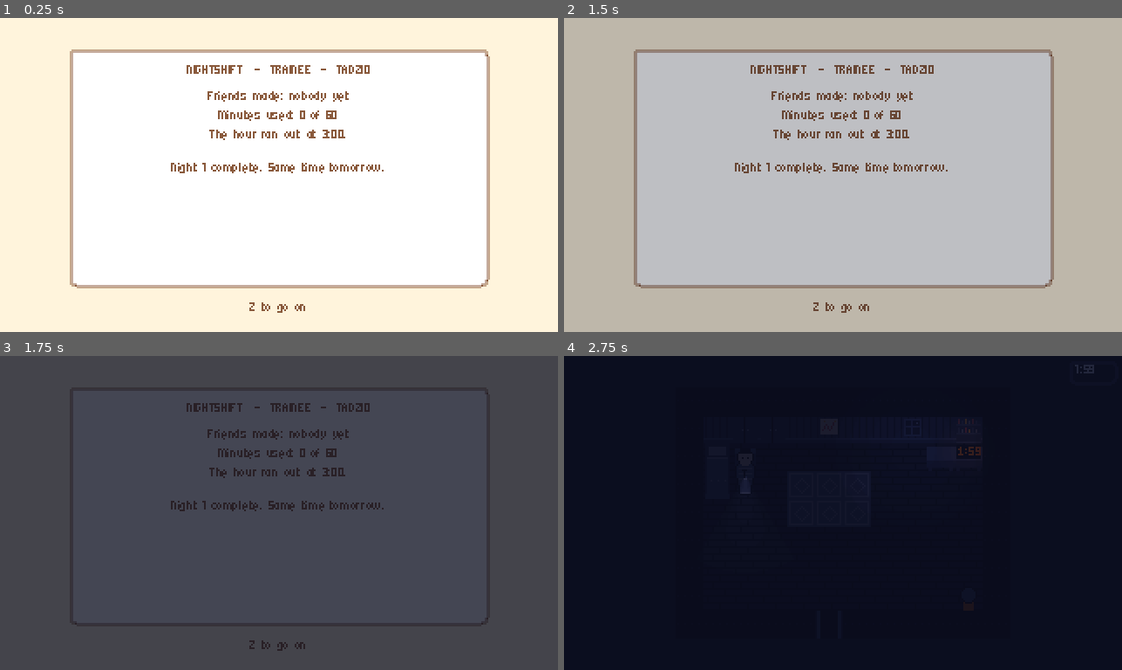
Above: before the commit, frames 1-4 (two rows, left to right).
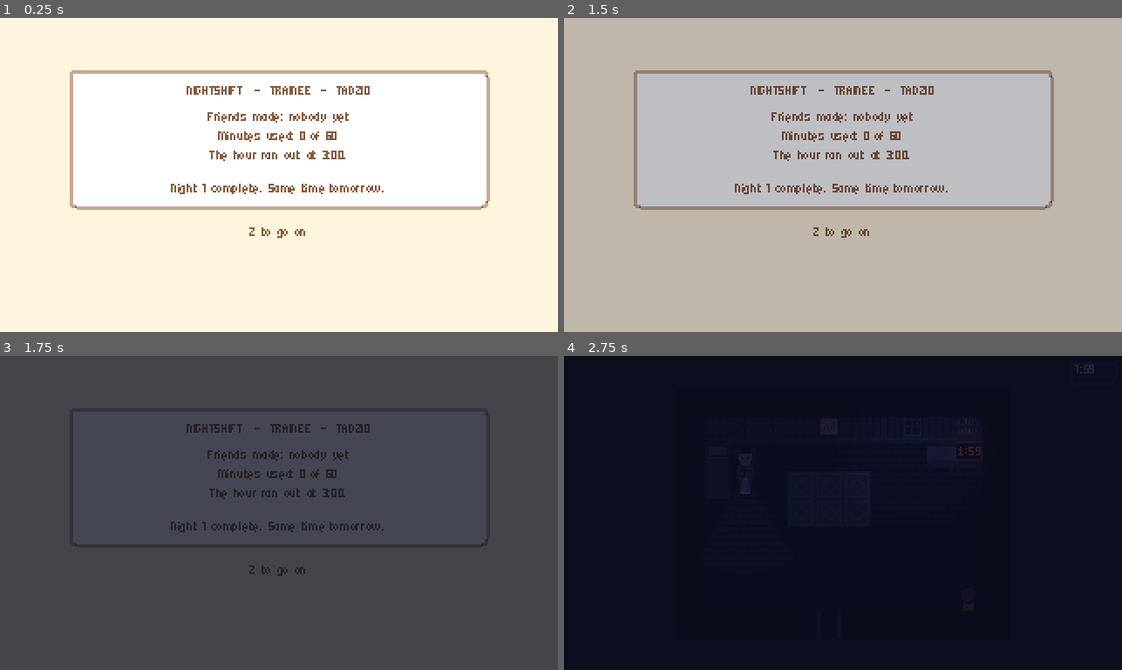
Above: after the commit, the same moments.

Repository: bryanwoods/nightshift
Game: Godot game, scene res://src/ui/night_end_screen.tscn
Same seed, same stepped clock (60 frames per second), same inputs: the game is played once before the commit and once after it. This scene is started directly instead of the project's main scene.
Inputs (mouse positions are in pixels of both pictures, inside the frame that each line leads up to):
- Up to frame 1 (0.25 s): no input
- Up to frame 2 (1.5 s): tap Enter at 0.5 s; move the mouse to (965, 159) at 0.52 s; hold Right (move_right) 0.53-1.28 s; hold Z (confirm) 0.53-1.28 s; click (965, 159) at 0.67 s; tap Space at 0.77 s; move the mouse to (731, 190) at 1.27 s; hold Down (move_down) from 1.28 s (still down); tap Z (confirm) at 1.35 s
- Up to frame 3 (1.75 s): keep holding Down (move_down); tap Space at 1.52 s
- Up to frame 4 (2.75 s): move the mouse to (898, 443) at 2.02 s; release Down (move_down) at 2.03 s; hold Right (move_right) from 2.03 s (still down); hold Z (confirm) from 2.03 s (still down); tap R (rewind) at 2.1 s

The runs differ from the first frame. In frame 1, 28% of the frame differs, in the area x 12-88%, y 10-94%; in frame 2, 28%; in frame 3, 3.6%; in frame 4, nothing differs.

Commit message:
Fix the window size on Retina and end the rewind tutorial on a dodge
The window opened at 1280x720 pixels. On a Retina Mac that is 640x360
points, which is too small to read. apply_settings now multiplies the
scale by DisplayServer.screen_get_scale() and steps the scale down
until the window fits the screen.

The rewind tutorial slowed time to 0.2x and waited for a hit or a
rewind. A player who dodged in slow motion stayed in slow motion until
the dodge phase ended, and the tutorial then started again in the next
phase. The hustle route of the autotest timed out on this. The
tutorial now ends after 0.6 s with no hit coming, and it plays only
once per fight.

Other fixes from the screenshots: the letterbox is ink, not grey. Wick
spawns behind Tadzio, not on top of him. The rewind prompt sits inside
the arena, not over Curfew. Battle hints print "+2 min", not "+2.0
min". The street exits cover every walkable row. The battle music now
carries into the Curfew ending. F5 clears old data errors and checks
the files again. Gamepad buttons match any controller (device -1).

The autotest has a night2 route. It plays Night 1, presses Continue,
and plays Night 2 with the flags kept. All five routes pass.

Co-Authored-By: Claude Opus 5.5 <noreply@anthropic.com>

Diff:
--- a/data/rooms/depot_exterior.json
+++ b/data/rooms/depot_exterior.json
@@ -21,7 +21,7 @@
   ],
   "spawns": { "default": [1, 4, "right"], "west": [1, 4, "right"], "side": [11, 2, "down"] },
   "entities": [
-    { "type": "door", "x": 0, "y": 3, "h": 4, "to": "street_main", "spawn": "east", "minutes": 3 },
+    { "type": "door", "x": 0, "y": 2, "h": 6, "to": "street_main", "spawn": "east", "minutes": 3 },
     { "type": "door", "x": 11, "y": 1, "to": "depot_interior", "spawn": "side", "if_flag": "tonight_side_door_open" },
     { "type": "inspect", "x": 11, "y": 1, "dialogue": "depot_side_door", "unless_flag": "tonight_side_door_open" },
     { "type": "inspect", "x": 9, "y": 1, "dialogue": "depot_punch_clock" },
--- a/data/rooms/square.json
+++ b/data/rooms/square.json
@@ -22,7 +22,7 @@
   ],
   "spawns": { "default": [1, 6, "right"], "west": [1, 6, "right"] },
   "entities": [
-    { "type": "door", "x": 0, "y": 4, "h": 5, "to": "depot_interior", "spawn": "east", "minutes": 3 },
+    { "type": "door", "x": 0, "y": 3, "h": 7, "to": "depot_interior", "spawn": "east", "minutes": 3 },
     { "type": "trigger", "x": 3, "y": 3, "h": 8, "once": true, "flag": "tonight_curfew_seen", "dialogue": "square_curfew" },
     { "type": "npc", "id": "curfew", "sprite": "curfew", "x": 17, "y": 6, "facing": "left", "idle_frames": 2, "dialogue": "curfew_after", "if_flag": "tonight_curfew_seen", "unless_flag": "enemy_curfew" },
     { "type": "inspect", "x": 9, "y": 2, "dialogue": "square_clock" },
--- a/data/rooms/street_main.json
+++ b/data/rooms/street_main.json
@@ -19,8 +19,8 @@
   ],
   "spawns": { "default": [1, 4, "right"], "west": [1, 4, "right"], "east": [26, 4, "left"] },
   "entities": [
-    { "type": "door", "x": 0, "y": 3, "h": 4, "to": "street_maple", "spawn": "east", "minutes": 3 },
-    { "type": "door", "x": 27, "y": 3, "h": 4, "to": "depot_exterior", "spawn": "west", "minutes": 3 },
+    { "type": "door", "x": 0, "y": 2, "h": 6, "to": "street_maple", "spawn": "east", "minutes": 3 },
+    { "type": "door", "x": 27, "y": 2, "h": 6, "to": "depot_exterior", "spawn": "west", "minutes": 3 },
 
     { "type": "inspect", "x": 12, "y": 1, "dialogue": "inspect_bakery_door" },
     { "type": "inspect", "x": 11, "y": 1, "dialogue": "inspect_bakery_door" },
--- a/data/rooms/street_maple.json
+++ b/data/rooms/street_maple.json
@@ -20,7 +20,7 @@
   "spawns": { "default": [1, 3, "right"], "gate": [1, 3, "right"], "east": [22, 4, "left"] },
   "entities": [
     { "type": "door", "x": 0, "y": 3, "to": "backyard", "spawn": "gate" },
-    { "type": "door", "x": 23, "y": 3, "h": 4, "to": "street_main", "spawn": "west", "minutes": 3 },
+    { "type": "door", "x": 23, "y": 2, "h": 6, "to": "street_main", "spawn": "west", "minutes": 3 },
 
     { "type": "trigger", "x": 2, "y": 2, "h": 6, "once": true, "flag": "met_wick", "dialogue": "wick_intro" },
     { "type": "npc", "id": "wick", "sprite": "wick", "x": 4, "y": 3, "facing": "up", "dialogue": "wick_again", "unless_flag": "wick_joined" },
--- a/data/ui.json
+++ b/data/ui.json
@@ -49,6 +49,7 @@
     "hint_wick_light": "Wick lights the arena. You can see everything this round. Free.",
     "hint_wick_hold": "Wick blocks the first hit this round. +{cost_wick_hold} min.",
     "wick_blocked": "Wick blocks it!",
+    "dark_warning": "The lights are about to go out...",
     "rewind_prompt": "Press {rewind} to wind the watch back!",
 
     "card_title": "NIGHTSHIFT  -  TRAINEE  -  TADZIO",
--- a/dev/autotest_bot.gd
+++ b/dev/autotest_bot.gd
@@ -5,6 +5,8 @@
 ## Screenshots need a window (no --headless). Prints AUTOTEST PASS or AUTOTEST FAIL and quits.
 
 var route: String = "help"
+var second_night: bool = false
+var route_done_once: bool = false
 var shots: String = ""
 var failures: PackedStringArray = []
 var log_lines: PackedStringArray = []
@@ -19,11 +21,16 @@
 	process_mode = Node.PROCESS_MODE_ALWAYS
 	DialogueRunner.autoplay = true
 	DialogueRunner.autoplay_fight = "hustle" if route == "hustle" else "help"
+	if route == "night2":
+		route = "help"
+		second_night = true
 	Engine.time_scale = 2.0
 	_run.call_deferred()
 
 
 func _run() -> void:
+	await _wait(0.5)
+	_note("window %s, screen scale %s, usable %s" % [get_window().size, DisplayServer.screen_get_scale(), DisplayServer.screen_get_usable_rect().size])
 	Game.start_night(true)
 	await _room("bedroom")
 	await _shot("01_bedroom")
@@ -127,10 +134,51 @@
 	await _shot("11_night_end")
 	await _tap("confirm")
 	await _until(func() -> bool: return get_tree().current_scene != null and get_tree().current_scene.scene_file_path == Game.TITLE, 10.0)
-	_expect(SaveManager.has_save() and Game.night == 2, "night 2 saved, night is %d" % Game.night)
+	var want := 3 if route_done_once else 2
+	route_done_once = true
+	_expect(SaveManager.has_save() and Game.night == want, "night %d saved, night is %d" % [want, Game.night])
 	await _wait(0.5)
 	await _shot("12_title")
+	if second_night and Game.night == 2:
+		await _night_two()
+		return
 	_finish()
+
+
+func _night_two() -> void:
+	_note("--- night 2 (Continue) ---")
+	Game.start_night(false)
+	await _room("bedroom")
+	_expect(Game.night == 2 and Game.has_flag("wick_joined") and not Game.has_flag("tonight_lamp_lit"), "night 2 keeps flags and resets tonight_ flags")
+	await _walk(5, 8)
+	await _room("hallway")
+	await _walk(12, 3)
+	await _room("kitchen")
+	await _walk(2, 7)
+	await _idle()
+	await _walk(2, 8)
+	await _room("backyard")
+	await _walk(13, 4)
+	await _room("street_maple")
+	_expect(NightClock.minute == 0, "night 2 starts at 2:00 at the gate")
+	_expect(_cur_room().follower != null, "wick follows from the start of night 2")
+	await _walk(17, 4)
+	await _idle()
+	await _walk(23, 4)
+	await _room("street_main")
+	await _walk(27, 4)
+	await _room("depot_exterior")
+	await _talk_at(11, 1)
+	await _walk(11, 1)
+	await _room("depot_interior")
+	await _idle()
+	_expect(Game.has_flag("tonight_foreman_ok"), "night 2 foreman scene plays again")
+	await _walk(21, 3)
+	await _room("square")
+	await _walk(3, 6)
+	await _battle_shots("n2_curfew")
+	second_night = false
+	await _morning()
 
 
 # ------------------------------------------------------------------ helpers
--- a/src/autoload/audio_bus.gd
+++ b/src/autoload/audio_bus.gd
@@ -32,6 +32,10 @@
 		add_child(p)
 		_pool.append(p)
 	NightClock.minute_passed.connect(_on_minute)
+
+
+func current() -> String:
+	return _current
 
 
 func play_music(track: String, fade: float = 1.0) -> void:
--- a/src/autoload/game.gd
+++ b/src/autoload/game.gd
@@ -235,7 +235,10 @@
 
 
 func reload_room() -> void:
+	errors.clear()
+	_error_label.visible = false
 	DialogueRunner.load_all()
+	Validator.validate_all()
 	room_requested.emit()
 
 
@@ -362,11 +365,13 @@
 				"pad":
 					var b := InputEventJoypadButton.new()
 					b.button_index = e[1]
+					b.device = -1
 					ev = b
 				_:
 					var m := InputEventJoypadMotion.new()
 					m.axis = e[1]
 					m.axis_value = e[2]
+					m.device = -1
 					ev = m
 			InputMap.action_add_event(action, ev)
 
--- a/src/autoload/save_manager.gd
+++ b/src/autoload/save_manager.gd
@@ -82,8 +82,12 @@
 	else:
 		if w.mode == Window.MODE_FULLSCREEN:
 			w.mode = Window.MODE_WINDOWED
+		var dpi := DisplayServer.screen_get_scale()
+		var usable := Vector2(DisplayServer.screen_get_usable_rect().size)
 		var s := clampi(int(settings.get("scale", 4)), 1, 8)
-		var target := Vector2i(320 * s, 180 * s)
+		while s > 1 and (Vector2(320 * s, 180 * s) * dpi).x > usable.x:
+			s -= 1
+		var target := Vector2i(Vector2(320 * s, 180 * s) * dpi)
 		if w.size != target and not OS.has_feature("headless"):
 			w.size = target
 			w.move_to_center()
--- a/src/battle/battle.gd
+++ b/src/battle/battle.gd
@@ -51,6 +51,7 @@
 var _worker_sprite: Sprite2D
 var _worker_base: Vector2
 var _shake: float = 0.0
+var _arena_shake: float = 0.0
 var _anim_t: float = 0.0
 var _idle_frames: int = 1
 var _task_label: Label
@@ -312,7 +313,7 @@
 	_since_hit = 0.0
 	AudioBus.sfx("hit")
 	_arena.hit_flash = 1.0
-	_shake = 0.15
+	_arena_shake = 0.2
 	_refresh_meters()
 	if _tutorial_on:
 		_end_tutorial()
@@ -385,6 +386,9 @@
 		_worker_sprite.frame = int(_anim_t) % _idle_frames if _idle_frames > 1 else 0
 		_shake = maxf(0.0, _shake - delta)
 		_worker_sprite.position = _worker_base + (Vector2(randf_range(-2, 2), 0).round() if _shake > 0.0 else Vector2.ZERO)
+	if _arena:
+		_arena_shake = maxf(0.0, _arena_shake - delta)
+		_arena.position = ARENA_CENTER + (Vector2(randf_range(-2, 2), randf_range(-2, 2)).round() if _arena_shake > 0.0 else Vector2.ZERO)
 	if _prompt_t > 0.0:
 		_prompt_t -= delta
 		if _prompt_t <= 0.0:
@@ -561,6 +565,9 @@
 		if key == "wick" and not joined:
 			key = "wick_locked"
 		_hint.text = Game.text("hint_" + key)
+		var pats: Array = worker.get("patterns", [])
+		if not pats.is_empty() and str(pats[pattern_index % pats.size()].get("type", "")) == "dark":
+			_hint.text = Game.text("dark_warning") + "\n" + _hint.text
 
 
 func _wipe_in() -> void:
--- a/src/overworld/world.gd
+++ b/src/overworld/world.gd
@@ -4,6 +4,7 @@
 var room: Room
 var battle: Battle
 var hud: ClockHUD
+var _music_before_battle: String = ""
 
 
 func _ready() -> void:
@@ -42,6 +43,7 @@
 
 func _on_battle_requested(worker_id: String) -> void:
 	room.process_mode = Node.PROCESS_MODE_DISABLED
+	_music_before_battle = AudioBus.current()
 	battle = Battle.new()
 	add_child(battle)
 	battle.finished.connect(_on_battle_finished)
@@ -53,7 +55,7 @@
 	battle = null
 	room.process_mode = Node.PROCESS_MODE_INHERIT
 	room.visible = true
-	AudioBus.play_music(str(room.data.get("music", "")))
+	AudioBus.play_music(_music_before_battle)
 	Game.battle_finished.emit(result)
 	if result == "asleep":
 		Game.end_night("asleep")
--- a/src/ui/night_end_screen.gd
+++ b/src/ui/night_end_screen.gd
@@ -16,10 +16,9 @@
 	sb.set_border_width_all(1)
 	sb.set_corner_radius_all(3)
 	card.add_theme_stylebox_override("panel", sb)
-	card.position = Vector2(40, 18)
-	card.size = Vector2(240, 136)
+	card.position = Vector2(40, 30)
 	add_child(card)
-	var y := 24.0
+	var y := 36.0
 	y = _line(Game.text("card_title"), y, "bark") + 4
 	var friends: Array[String] = []
 	for f in Game.friends():
@@ -33,8 +32,9 @@
 	var reason := Game.text("reason_" + (Game.last_night_reason if Game.last_night_reason != "" else "time"))
 	y = _line(Game.text("minutes_used").replace("{minutes}", str(Game.last_night_minutes)), y, "bark")
 	y = _line(reason, y, "bark") + 8
-	_line(Game.text("night_complete").replace("{night}", str(Game.night)), y, "bark")
-	var hint := _line(Game.text("press_confirm"), 160, "bark")
+	y = _line(Game.text("night_complete").replace("{night}", str(Game.night)), y, "bark")
+	card.size = Vector2(240, y - 30 + 6)
+	_line(Game.text("press_confirm"), y + 14, "bark")
 	_ready_at = Time.get_ticks_msec() + 800
 	AudioBus.play_music("none")
 	Game.fade_from(0.6)
Not shown, added: export_presets.cfg
Not shown, added: NOTES_FOR_BRYAN.md
